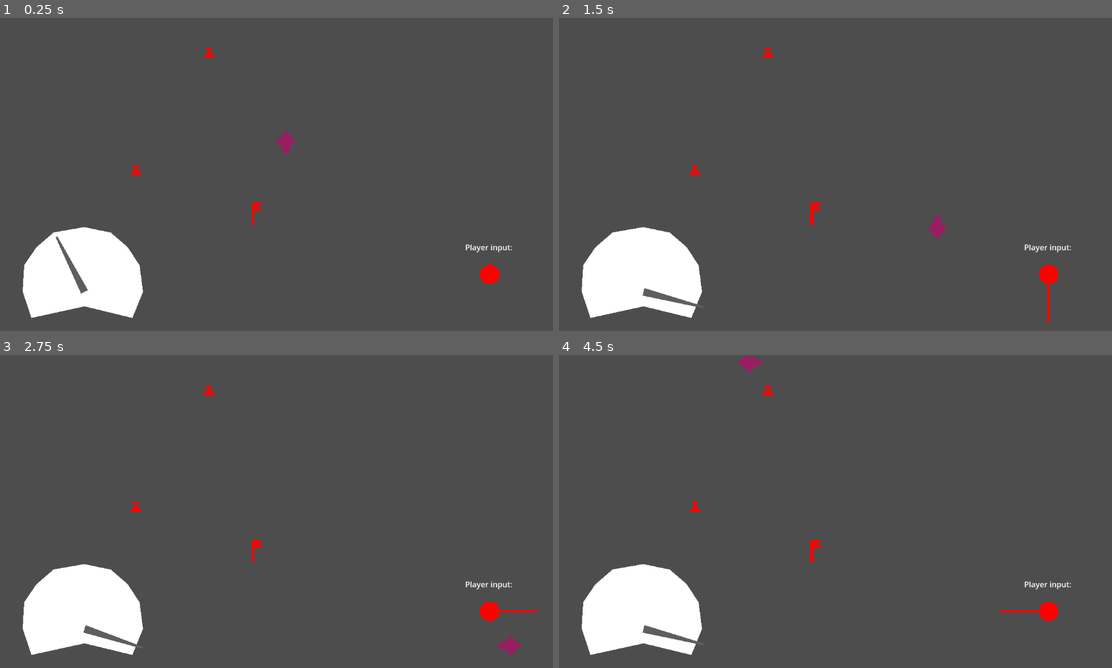
Above: before the commit, frames 1-4 (two rows, left to right).
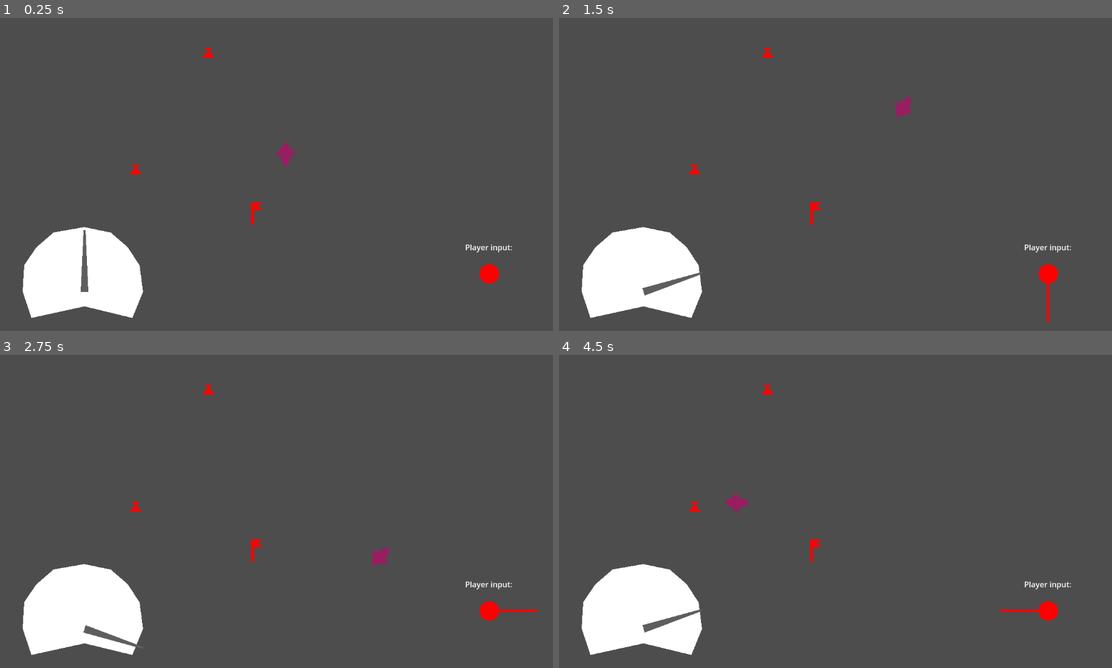
Above: after the commit, the same moments.

Repository: IwailerI/micro-jam-colors
Game: Godot game, scene res://scenes/level/level.tscn
The game is run twice, just before and just after one commit, with the same random seed, the same clock (stepped at 60 frames per second) and the same inputs.
Inputs:
- Up to frame 1 (0.25 s): no input
- Up to frame 2 (1.5 s): hold D (movement_right) 0.53-1.28 s; hold Space (throttle) 0.53-1.28 s; hold S (movement_down) from 1.28 s (still down); tap Space (throttle) at 1.35 s
- Up to frame 3 (2.75 s): release S (movement_down) at 2.03 s; hold D (movement_right) from 2.03 s (still down); hold Space (throttle) from 2.03 s (still down)
- Up to frame 4 (4.5 s): release D (movement_right) at 2.78 s; release Space (throttle) at 2.78 s; hold W (movement_up) 2.78-3.53 s; tap Space (throttle) at 2.85, 4.35 s; hold Space (throttle) 3.53-4.28 s; hold A (movement_left) from 3.53 s (still down)

The runs differ from the first frame. In frame 1, 0.5% of the frame differs, in the area x 10-54%, y 35-88%; in frame 2, 0.6%, in the area x 15-71%, y 25-93%; in frame 3, 0.3%; in frame 4, 0.6%.

Commit message:
idk something

Diff:
--- a/objects/ui/speedometer.gd
+++ b/objects/ui/speedometer.gd
@@ -11,7 +11,7 @@
 
 func _process(_delta: float) -> void:
 	# TODO: get from player
-	var speed: float = player.speed
+	var speed: float = player.speed if player.alive else 0.0
 
 	# hand.rotation = (1 - speed / max_speed) * PI * (-1)
 	hand.rotation = lerp(min_angle, max_angle, speed / max_speed)
--- a/scenes/level/level.tscn
+++ b/scenes/level/level.tscn
@@ -42,10 +42,10 @@
 
 [node name="Player" parent="." instance=ExtResource("1_jww0w")]
 position = Vector2(591, 333)
-base_speed = 300.0
-max_speed = 800.0
+base_speed = 200.0
+max_speed = 400.0
 throttle_acceleration = 1000.0
-passive_acceleration = -200.0
+passive_acceleration = -1000.0
 
 [node name="WorldBorder" type="StaticBody2D" parent="."]
 collision_layer = 2
